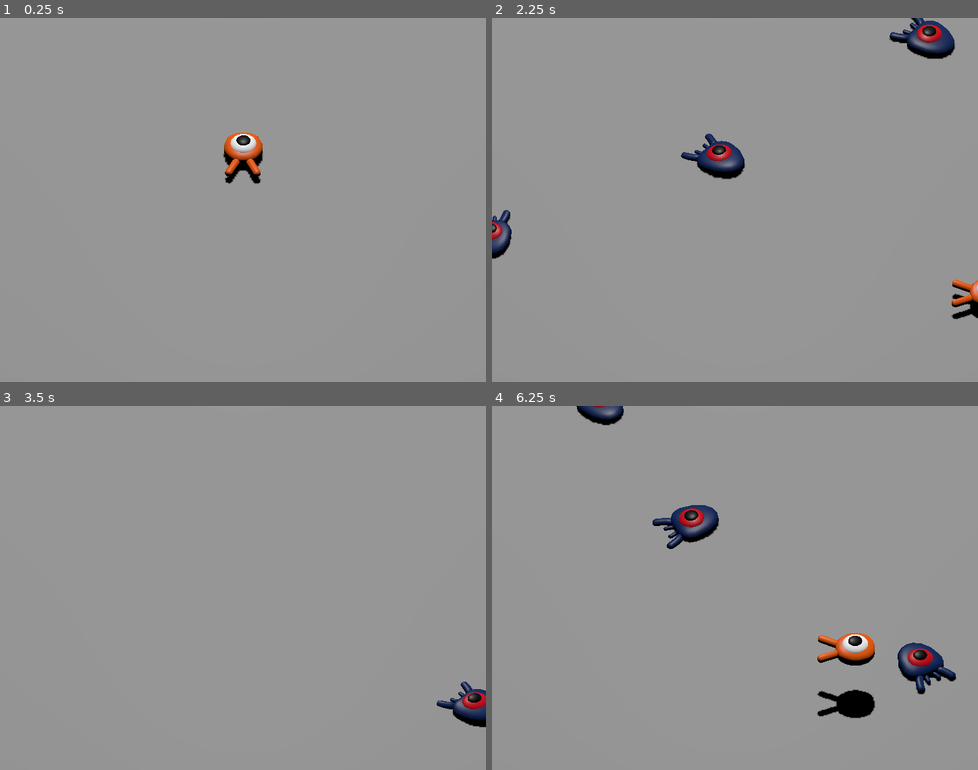
Above: before the commit, frames 1-4 (two rows, left to right).
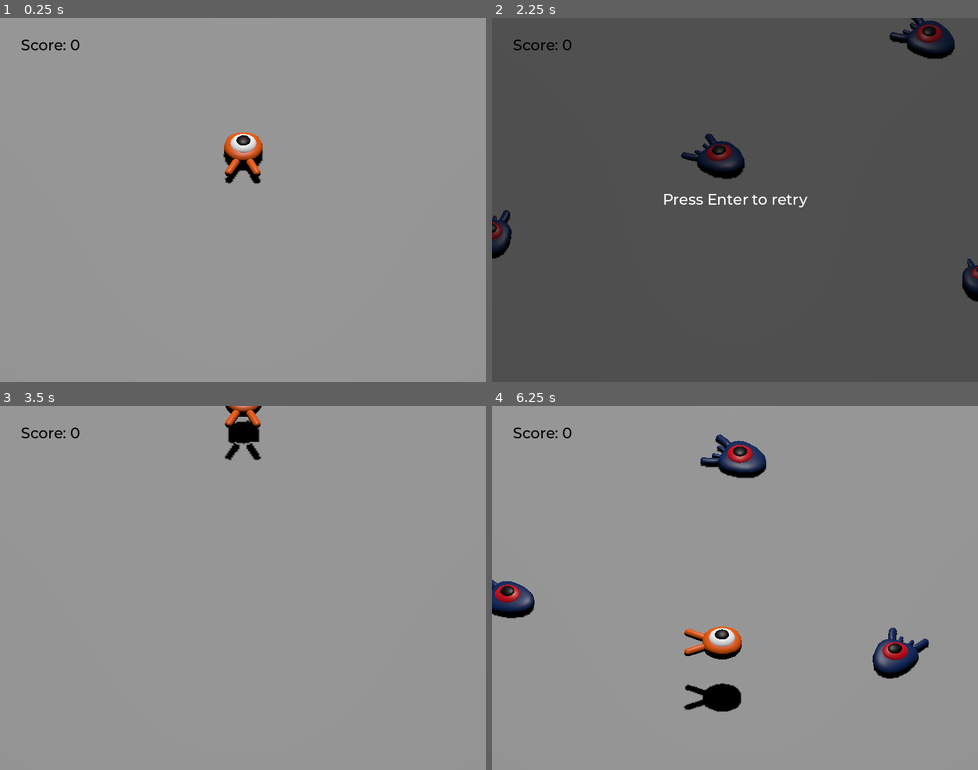
Above: after the commit, the same moments.

Repository: matheus-alpe/3d_squash_the_creep
Game: Godot game, scene res://main.tscn
Two runs of this game, one before a commit and one after it. Both use one fixed random seed, a clock stepped at 60 frames per second and the inputs below.
Inputs:
- Up to frame 1 (0.25 s): no input
- Up to frame 2 (2.25 s): tap Enter (ui_accept) at 0.5, 1.35 s; hold Right (move_right) 0.53-1.28 s; hold Enter (ui_accept) 0.53-1.28 s; tap Space (jump) at 0.77, 1.52 s; hold Down (move_back) 1.28-2.03 s; hold Right (move_right) from 2.03 s (still down); hold Enter (ui_accept) from 2.03 s (still down)
- Up to frame 3 (3.5 s): release Right (move_right) at 2.78 s; release Enter (ui_accept) at 2.78 s; hold Up (move_forward) from 2.78 s (still down); tap Enter (ui_accept) at 2.85 s; tap Space (jump) at 3.02 s
- Up to frame 4 (6.25 s): release Up (move_forward) at 3.53 s; hold Enter (ui_accept) 3.53-4.28 s; hold Left (move_left) 3.53-5.03 s; tap Space (jump) at 3.77, 4.52, 6.02 s; tap Enter (ui_accept) at 4.35, 5.85 s; hold Down (move_back) 5.03-5.78 s; hold Enter (ui_accept) 5.03-5.78 s; hold Right (move_right) from 5.78 s (still down)

The runs differ from the first frame. In frame 1, 0.1% of the frame differs, in the area x 4-17%, y 5-9%; in frame 2, 99%, in the area x 0-100%, y 0-100%; in frame 3, 1.6%; in frame 4, 7.6%.

Commit message:
feat: user interface

Diff:
--- /dev/null
+++ b/ScoreLabel.gd
@@ -0,0 +1,7 @@
+extends Label
+
+var score = 0
+
+func _on_mob_squashed():
+	score += 1
+	text = "Score: %s" % score
--- a/main.gd
+++ b/main.gd
@@ -2,6 +2,13 @@
 
 @export var mob_scene: PackedScene
 
+func _ready():
+	$UserInterface/Retry.hide()
+
+func _unhandled_input(event: InputEvent):
+	if event.is_action_pressed("ui_accept") and $UserInterface/Retry.visible:
+		# This restarts the current scene.
+		get_tree().reload_current_scene()
 
 func _on_mob_timer_timeout():
 	# Create a new instance of the Mob Scene.
@@ -18,7 +25,10 @@
 
 	# Spawn the mob by adding it to the Main scene.
 	add_child(mob)
+	# We connect the mob to the score label to update the score upon squashing one.
+	mob.squashed.connect($UserInterface/ScoreLabel._on_mob_squashed.bind())
 
 
 func _on_player_hit():
 	$MobTimer.stop()
+	$UserInterface/Retry.show()
--- a/main.tscn
+++ b/main.tscn
@@ -1,8 +1,10 @@
-[gd_scene load_steps=9 format=3 uid="uid://mbpn0idte22n"]
+[gd_scene load_steps=12 format=3 uid="uid://mbpn0idte22n"]
 
 [ext_resource type="PackedScene" uid="uid://csq2emfeostgd" path="res://player.tscn" id="1_afyxi"]
 [ext_resource type="Script" path="res://main.gd" id="1_wilu7"]
 [ext_resource type="PackedScene" uid="uid://vn12dnehm3ri" path="res://mob.tscn" id="2_efy46"]
+[ext_resource type="FontFile" uid="uid://bqrnoy1c2tx2b" path="res://fonts/Montserrat-Medium.ttf" id="4_kugwv"]
+[ext_resource type="Script" path="res://ScoreLabel.gd" id="5_dms6i"]
 
 [sub_resource type="BoxShape3D" id="BoxShape3D_vakvb"]
 size = Vector3(60, 2, 60)
@@ -22,6 +24,10 @@
 "tilts": PackedFloat32Array(0, 0, 0, 0, 0)
 }
 point_count = 5
+
+[sub_resource type="Theme" id="Theme_dpb6b"]
+default_font = ExtResource("4_kugwv")
+default_font_size = 22
 
 [node name="Main" type="Node"]
 script = ExtResource("1_wilu7")
@@ -83,5 +89,48 @@
 wait_time = 0.5
 autostart = true
 
+[node name="UserInterface" type="Control" parent="."]
+layout_mode = 3
+anchors_preset = 15
+anchor_right = 1.0
+anchor_bottom = 1.0
+grow_horizontal = 2
+grow_vertical = 2
+theme = SubResource("Theme_dpb6b")
+
+[node name="ScoreLabel" type="Label" parent="UserInterface"]
+layout_mode = 0
+offset_left = 31.0
+offset_top = 26.0
+offset_right = 92.0
+offset_bottom = 52.0
+theme_override_colors/font_color = Color(0, 0, 0, 1)
+text = "Score: 0"
+script = ExtResource("5_dms6i")
+
+[node name="Retry" type="ColorRect" parent="UserInterface"]
+layout_mode = 1
+anchors_preset = 15
+anchor_right = 1.0
+anchor_bottom = 1.0
+grow_horizontal = 2
+grow_vertical = 2
+color = Color(0, 0, 0, 0.470588)
+
+[node name="Label" type="Label" parent="UserInterface/Retry"]
+layout_mode = 1
+anchors_preset = 8
+anchor_left = 0.5
+anchor_top = 0.5
+anchor_right = 0.5
+anchor_bottom = 0.5
+offset_left = -106.5
+offset_top = -15.5
+offset_right = 106.5
+offset_bottom = 15.5
+grow_horizontal = 2
+grow_vertical = 2
+text = "Press Enter to retry"
+
 [connection signal="hit" from="Player" to="." method="_on_player_hit"]
 [connection signal="timeout" from="MobTimer" to="." method="_on_mob_timer_timeout"]
--- a/player.gd
+++ b/player.gd
@@ -71,5 +71,5 @@
 	hit.emit()
 	queue_free()
 
-func _on_mob_detector_body_entered():
+func _on_mob_detector_body_entered(_body):
 	die()
--- a/player.tscn
+++ b/player.tscn
@@ -30,7 +30,7 @@
 monitorable = false
 
 [node name="CollisionShape3D" type="CollisionShape3D" parent="MobDetector"]
-transform = Transform3D(1, 0, 0, 0, 1, 0, 0, 0, 1, 0, 0.957816, 0)
+transform = Transform3D(1, 0, 0, 0, 1, 0, 0, 0, 1, 0, 0.997981, 0)
 shape = SubResource("CylinderShape3D_cwiw0")
 
 [connection signal="body_entered" from="MobDetector" to="." method="_on_mob_detector_body_entered"]
